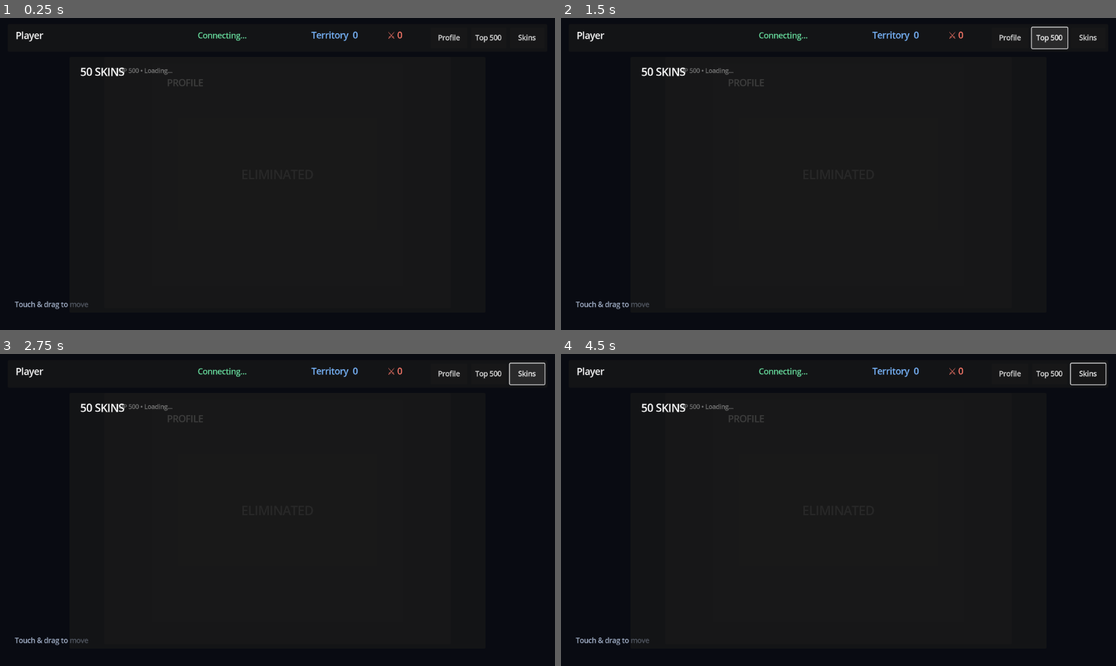
Above: before the commit, frames 1-4 (two rows, left to right).
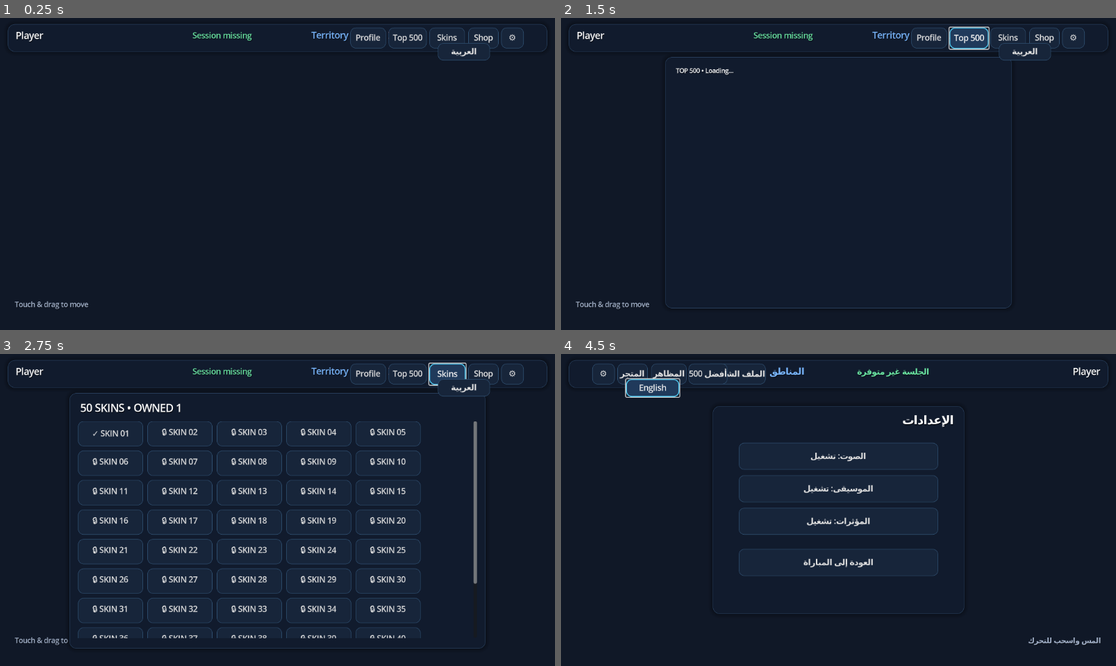
Above: after the commit, the same moments.

Repository: HyperSoft2026/ConquerX
Game: Godot game, scene res://game/scenes/game.tscn
Same seed, same stepped clock (60 frames per second), same inputs: the game is played once before the commit and once after it. This scene is started directly instead of the project's main scene.
Inputs (mouse positions are in pixels of both pictures, inside the frame that each line leads up to):
- Up to frame 1 (0.25 s): no input
- Up to frame 2 (1.5 s): click "Profile" at 0.5 s; click "Top 500" at 1.25 s
- Up to frame 3 (2.75 s): click "Skins" at 2 s
- Up to frame 4 (4.5 s): click (1043, 372) at 2.75 s, where only the run after the commit has a clickable "Shop"; click (1071, 372) at 3.5 s, where only the run after the commit has a clickable "⚙"; click (1027, 388) at 4.25 s, where only the run after the commit has a clickable "العربية"

The runs differ from the first frame. In frame 1, 3.5% of the frame differs, in the area x 1-99%, y 1-93%; in frame 2, 3.9%; in frame 3, 40%, in the area x 1-99%, y 1-95%; in frame 4, 17%.

Commit message:
fix: correct gameplay scene script resource paths

Diff:
--- a/game/scenes/game.tscn
+++ b/game/scenes/game.tscn
@@ -1,9 +1,9 @@
 [gd_scene load_steps=5 format=3]
 
-[ext_resource path="res://scripts/game.gd" type="Script" id="1"]
-[ext_resource path="res://scripts/visual_effects.gd" type="Script" id="2"]
-[ext_resource path="res://scripts/language_controller.gd" type="Script" id="3"]
-[ext_resource path="res://scripts/ui_polish.gd" type="Script" id="4"]
+[ext_resource path="res://game/scripts/game.gd" type="Script" id="1"]
+[ext_resource path="res://game/scripts/visual_effects.gd" type="Script" id="2"]
+[ext_resource path="res://game/scripts/language_controller.gd" type="Script" id="3"]
+[ext_resource path="res://game/scripts/ui_polish.gd" type="Script" id="4"]
 
 [node name="ConquerXGame" type="Node2D"]
 script = ExtResource("1")
